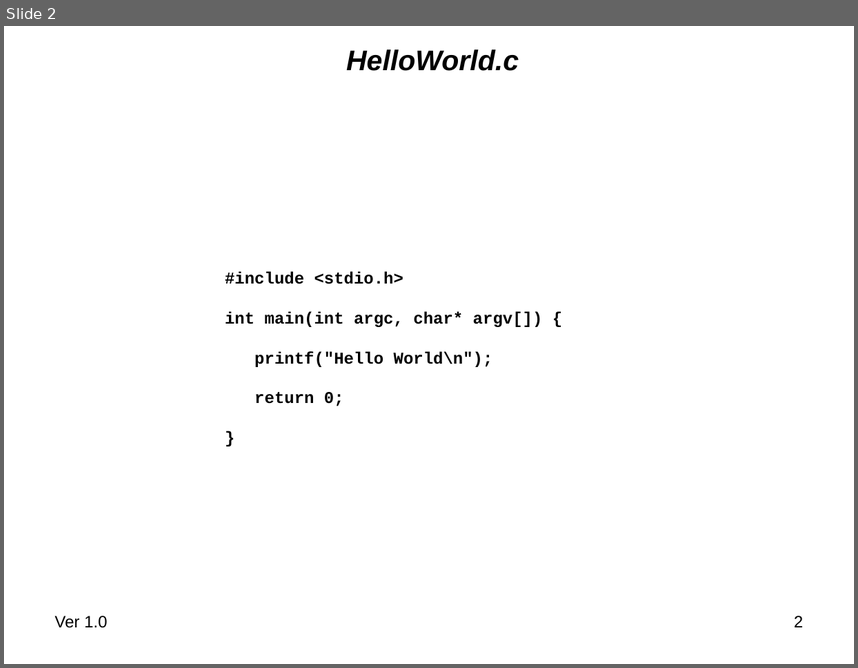
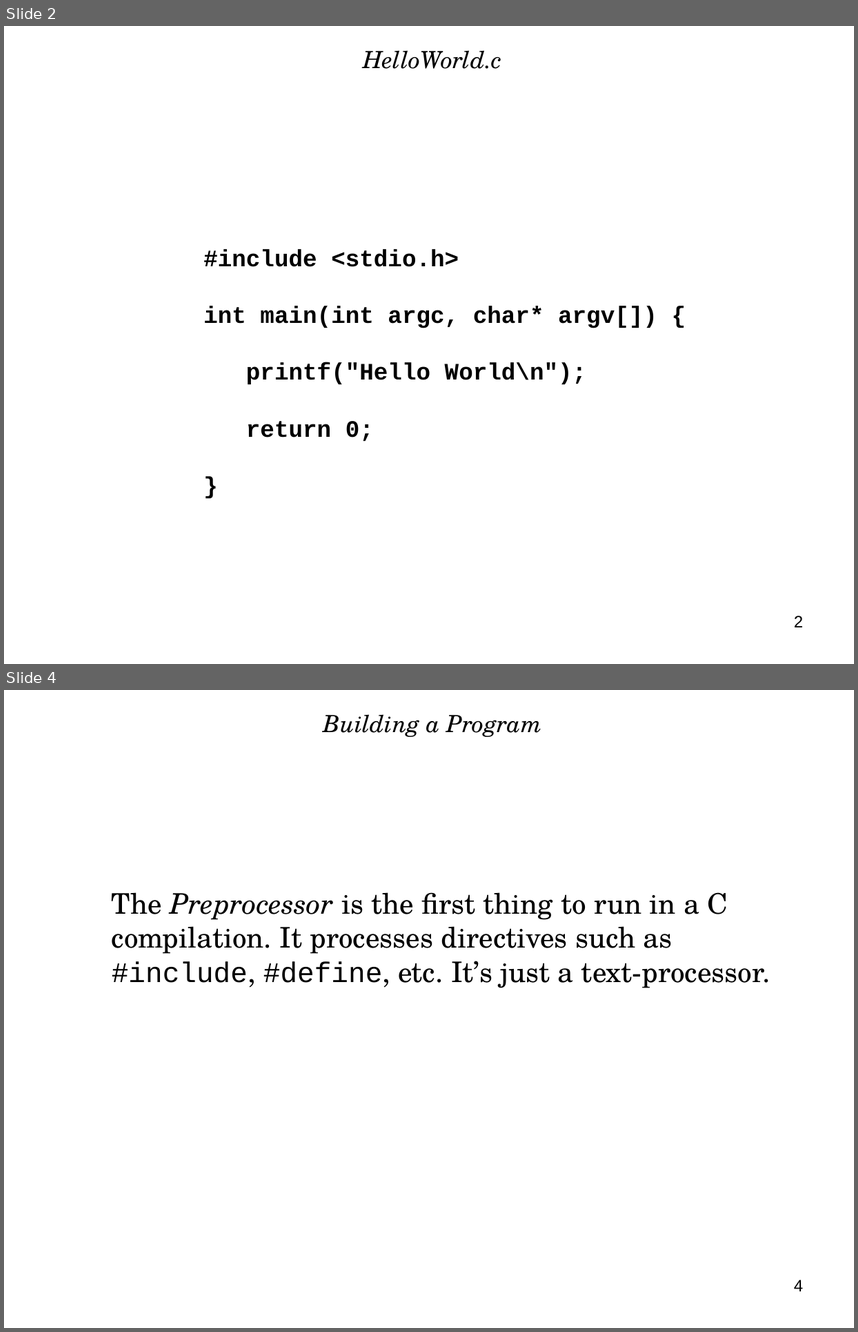
Before and after one commit to nasa/trick, a slide deck: share/doc/trick/Compiling_and_Linking_Overview.ppt. Shown one above the other, each under a label of ours: slide 2 before the commit, slides 2 and 4 after it; the slides between them are not shown. The pictures are 858x668 and 858x1332 pixels, drawn with LibreOffice and Linux fonts; fonts in the diff are those of the drawing; background and template pictures are left out. Boxes give left, top, right and bottom in pixels: in the first picture for what was removed or moved away, otherwise in the second. Text is boxed around its words. In the diff, an @@ line names an element or a change of style, - is before the commit and + after.

```diff
--- a/share/doc/trick/Compiling_and_Linking_Overview.ppt
+++ b/share/doc/trick/Compiling_and_Linking_Overview.ppt
@@ slide 4 added at box(4, 690, 854, 1328), background #FFFFFF @@
@@ title added at box(323, 714, 542, 737), 20 pt, text #000000, italic @@
+Building a Program
@@ text added at box(112, 892, 771, 988), 24 pt, text #000000 @@
+The Preprocessor is the first thing to run in a C compilation. It processes directives such as #include, #define, etc. It’s just a text-processor.
@@ page number added at box(794, 1279, 803, 1291), 14 pt, text #000000 @@
+4
@@ slide 2 changed as well @@
@@ title "HelloWorld.c" at box(363, 50, 502, 69): size 24 to 20 pt, font Arial to TeX Gyre Schola, bold off @@
@@ text "#include <stdio.h>": place and size @@
-text "#include <stdio.h>" at box(225, 272, 543, 406)
+text "#include <stdio.h>" at box(203, 249, 657, 441)
@@ text "#include <stdio.h>" at box(203, 249, 657, 441): size 14 to 20 pt @@
@@ text removed at box(55, 615, 107, 628) @@
-Ver 1.0
```
Also in this commit, not shown: 7 other slides changed, 2 other slides added, 1 slide removed, 1 other file.
